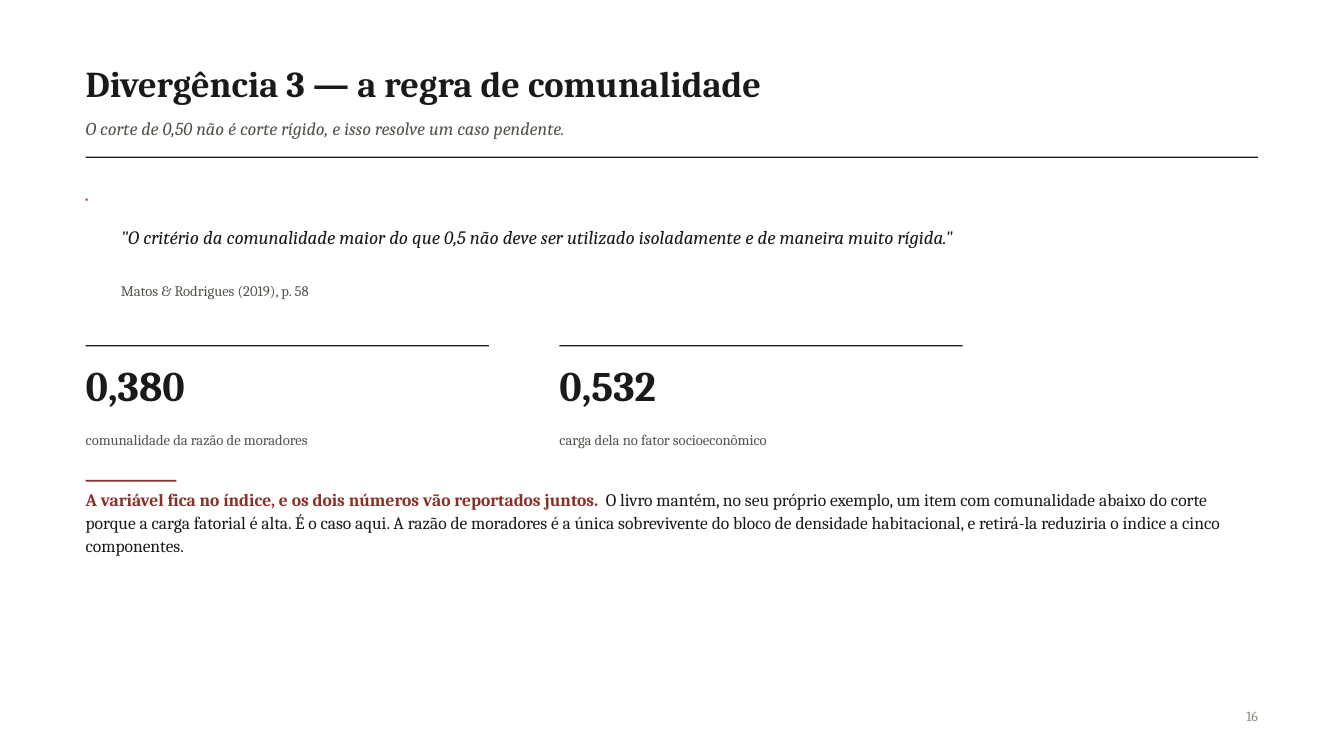
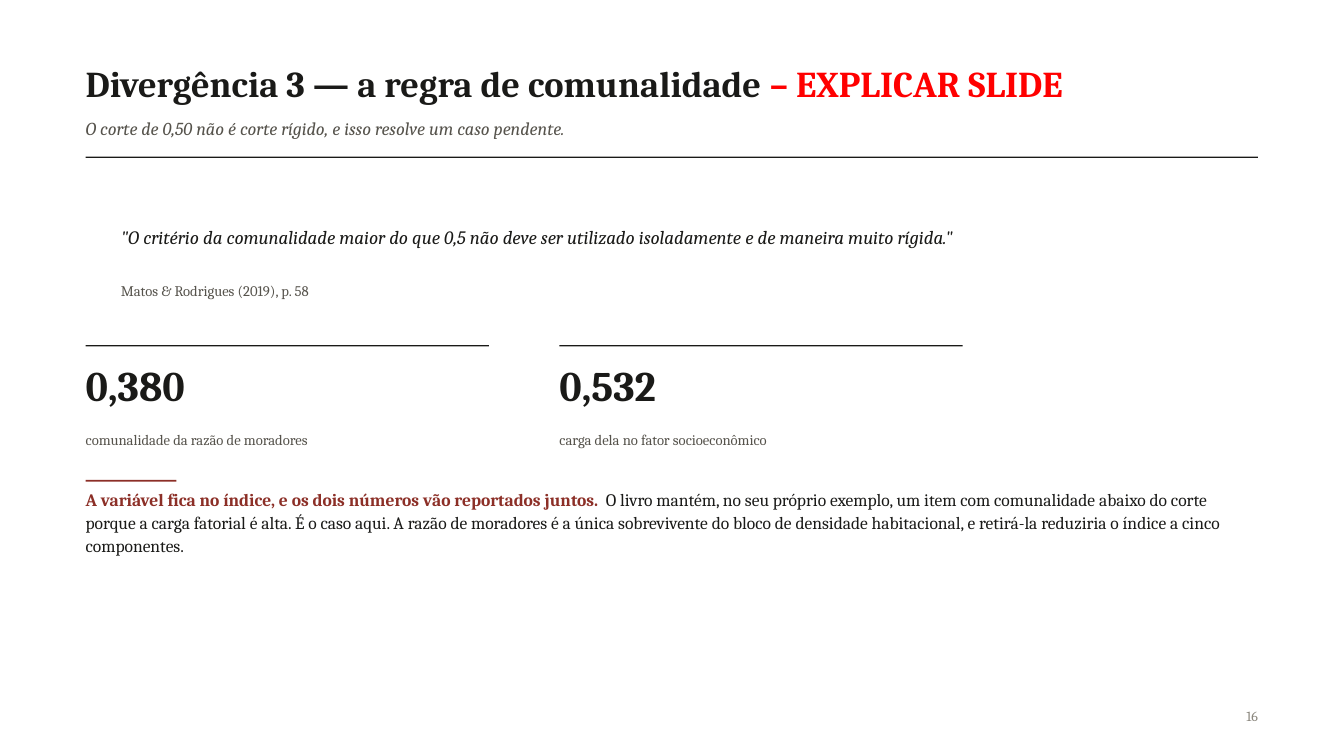
Before and after one commit to pedrinndias/Projeto_IVS_Censo, a slide deck: slide 16 of docs/Apresentacoes_IVS/Analise_Fatorial_NB04_2026-09.pptx. Drawn at 1344x756 pixels with LibreOffice and Linux fonts; fonts in the diff are those of the drawing. Boxes give left, top, right and bottom in pixels: in the first picture for what was removed or moved away, otherwise in the second. Text is boxed around its words. In the diff, an @@ line names an element or a change of style, - is before the commit and + after.

Commit message:
docs(apresentacao): anexa a EDA Central ao fim do deck da fatorial
O deck vai de 43 para 94 slides: os 43 da análise fatorial e, a partir do 44, os 51
da EDA Central. Assim, se a orientadora pedir um número da EDA no meio da reunião,
basta descer os slides em vez de abrir outro arquivo.

A junção foi feita direto no OOXML, e não regerando pelo script, porque o deck estava
EDITADO À MÃO: um slide removido e 21 marcações "EXPLICAR SLIDE" acrescentadas pelo
autor. Rodar gerar_deck_fatorial.js apagaria tudo isso.

Cada metade traz o seu próprio master, layout e tema — o do fatorial foi reescrito
pelo PowerPoint ao salvar, o da EDA é o do pptxgenjs. Copiar o conjunto da EDA como
um segundo master é o que mantém as duas com a aparência que têm hoje.

Conferido convertendo para PDF: 94 páginas, 94 notas de apresentador, as figuras da
EDA renderizando e as 21 marcações intactas.

Fica registrado: os slides da EDA mantêm a numeração original impressa neles (1 a
51), então o slide 59 do arquivo mostra "16" no rodapé. Na prática ajuda — se a
citação for "o slide 16 da EDA", é esse.

```diff
--- a/docs/Apresentacoes_IVS/Analise_Fatorial_NB04_2026-09.pptx
+++ b/docs/Apresentacoes_IVS/Analise_Fatorial_NB04_2026-09.pptx
@@ text at (86,71,1062,105): text changed @@
-Divergência 3 — a regra de comunalidade
+Divergência 3 — a regra de comunalidade – EXPLICAR SLIDE
@@ line removed from (86, 200) to (88, 200) @@
```
Also in this commit, not shown: 30 other slides changed, 51 slides added, 1 slide removed.
